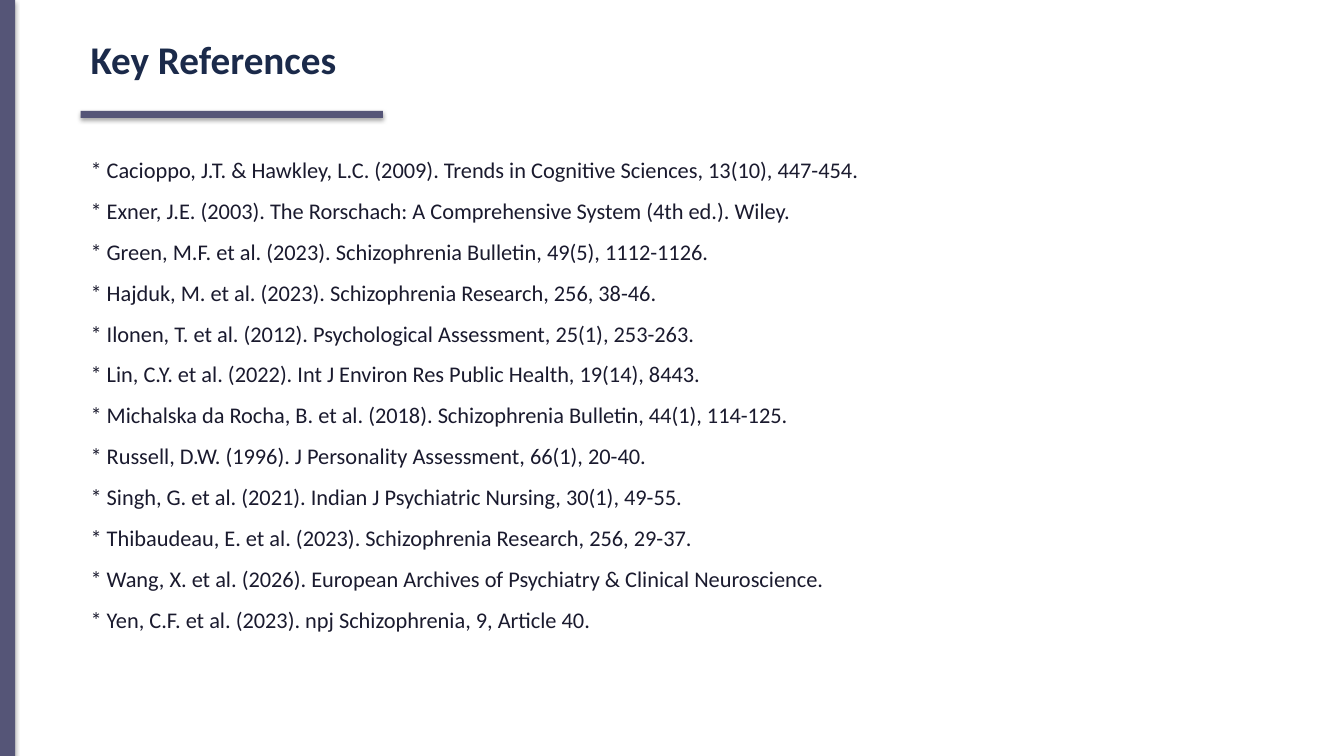
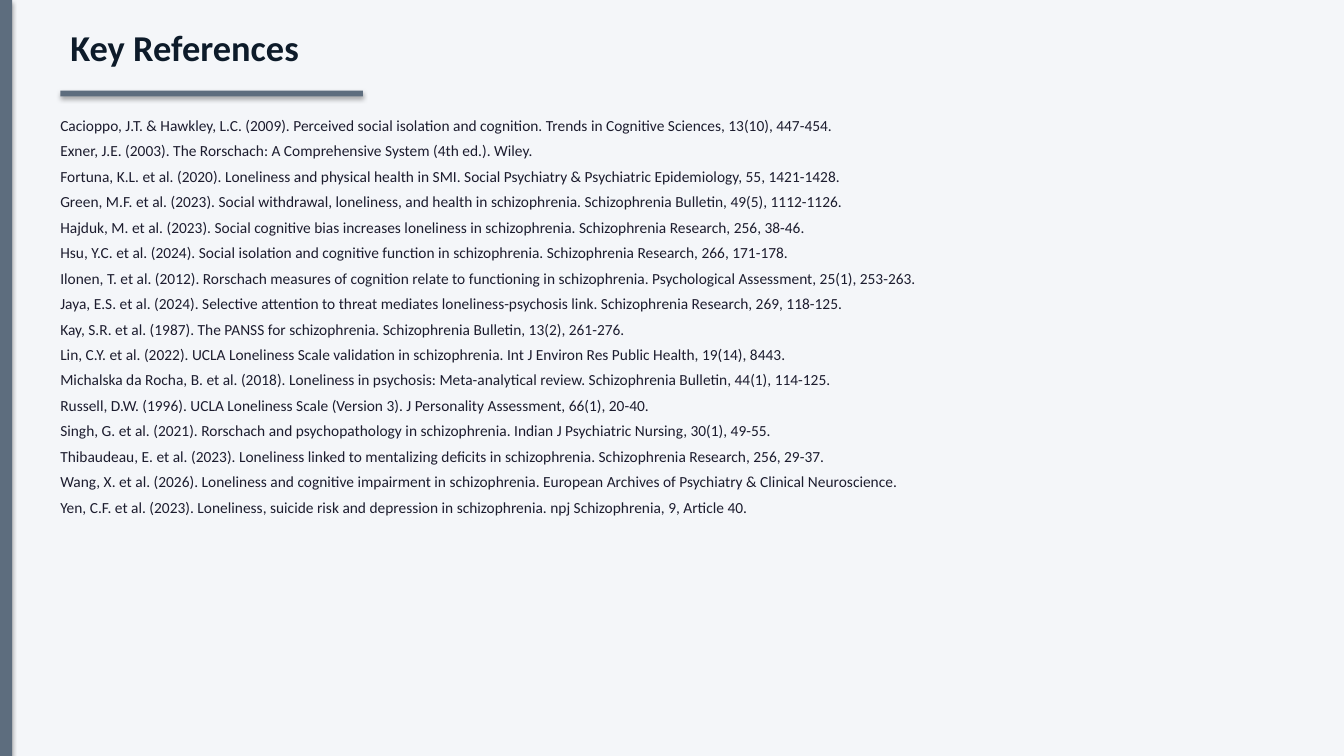
Before and after one commit to tejasdangodra786-byte/Dango-kiro, a slide deck: slide 17 of Research_Proposal_Rorschach_Loneliness_PPT.pptx (slide 15 before the commit). Drawn at 1344x756 pixels with LibreOffice and Linux fonts; fonts in the diff are those of the drawing. Boxes give left, top, right and bottom in pixels: in the first picture for what was removed or moved away, otherwise in the second. Text is boxed around its words. In the diff, an @@ line names an element or a change of style, - is before the commit and + after.

```diff
--- a/Research_Proposal_Rorschach_Loneliness_PPT.pptx
+++ b/Research_Proposal_Rorschach_Loneliness_PPT.pptx
@@ rectangle at (x1=0, y1=0, x2=1344, y2=756): fill #FFFFFF to #F4F6F9 @@
@@ rectangle at (x1=0, y1=0, x2=12, y2=756): fill #555577 to #5D6D7E @@
@@ text "Key References" moved from (x1=91, y1=46, x2=336, y2=80) to (x1=70, y1=35, x2=299, y2=67) @@
@@ text "Key References" at (x1=70, y1=35, x2=299, y2=67): size 28 to 26 pt, text colour #1B2A4A to #0D1B2A; more space between paragraphs @@
@@ rectangle at (x1=60, y1=91, x2=363, y2=97): fill #555577 to #5D6D7E @@
@@ rectangle moved from (x1=81, y1=111, x2=383, y2=118) to (x1=60, y1=91, x2=363, y2=97) @@
@@ text at (x1=60, y1=120, x2=916, y2=516): text changed; size 16 to 11 pt; text colour #1A1A2E to #1C1C2E @@
-* Cacioppo, J.T. & Hawkley, L.C. (2009). Trends in Cognitive Sciences, 13(10), 447-454.
-* Exner, J.E. (2003). The Rorschach: A Comprehensive System (4th ed.). Wiley.
-* Green, M.F. et al. (2023). Schizophrenia Bulletin, 49(5), 1112-1126.
-* Hajduk, M. et al. (2023). Schizophrenia Research, 256, 38-46.
-* Ilonen, T. et al. (2012). Psychological Assessment, 25(1), 253-263.
-* Lin, C.Y. et al. (2022). Int J Environ Res Public Health, 19(14), 8443.
-* Michalska da Rocha, B. et al. (2018). Schizophrenia Bulletin, 44(1), 114-125.
-* Russell, D.W. (1996). J Personality Assessment, 66(1), 20-40.
-* Singh, G. et al. (2021). Indian J Psychiatric Nursing, 30(1), 49-55.
-* Thibaudeau, E. et al. (2023). Schizophrenia Research, 256, 29-37.
-* Wang, X. et al. (2026). European Archives of Psychiatry & Clinical Neuroscience.
-* Yen, C.F. et al. (2023). npj Schizophrenia, 9, Article 40.
+Cacioppo, J.T. & Hawkley, L.C. (2009). Perceived social isolation and cognition. Trends in Cognitive Sciences, 13(10), 447-454.
+Exner, J.E. (2003). The Rorschach: A Comprehensive System (4th ed.). Wiley.
+Fortuna, K.L. et al. (2020). Loneliness and physical health in SMI. Social Psychiatry & Psychiatric Epidemiology, 55, 1421-1428.
+Green, M.F. et al. (2023). Social withdrawal, loneliness, and health in schizophrenia. Schizophrenia Bulletin, 49(5), 1112-1126.
+Hajduk, M. et al. (2023). Social cognitive bias increases loneliness in schizophrenia. Schizophrenia Research, 256, 38-46.
+Hsu, Y.C. et al. (2024). Social isolation and cognitive function in schizophrenia. Schizophrenia Research, 266, 171-178.
+Ilonen, T. et al. (2012). Rorschach measures of cognition relate to functioning in schizophrenia. Psychological Assessment, 25(1), 253-263.
+Jaya, E.S. et al. (2024). Selective attention to threat mediates loneliness-psychosis link. Schizophrenia Research, 269, 118-125.
+Kay, S.R. et al. (1987). The PANSS for schizophrenia. Schizophrenia Bulletin, 13(2), 261-276.
+Lin, C.Y. et al. (2022). UCLA Loneliness Scale validation in schizophrenia. Int J Environ Res Public Health, 19(14), 8443.
+Michalska da Rocha, B. et al. (2018). Loneliness in psychosis: Meta-analytical review. Schizophrenia Bulletin, 44(1), 114-125.
+Russell, D.W. (1996). UCLA Loneliness Scale (Version 3). J Personality Assessment, 66(1), 20-40.
+Singh, G. et al. (2021). Rorschach and psychopathology in schizophrenia. Indian J Psychiatric Nursing, 30(1), 49-55.
+Thibaudeau, E. et al. (2023). Loneliness linked to mentalizing deficits in schizophrenia. Schizophrenia Research, 256, 29-37.
+Wang, X. et al. (2026). Loneliness and cognitive impairment in schizophrenia. European Archives of Psychiatry & Clinical Neuroscience.
+Yen, C.F. et al. (2023). Loneliness, suicide risk and depression in schizophrenia. npj Schizophrenia, 9, Article 40.
```
Also in this commit, not shown: 6 other slides changed, 11 slides added, 9 slides removed, 1 other file.
